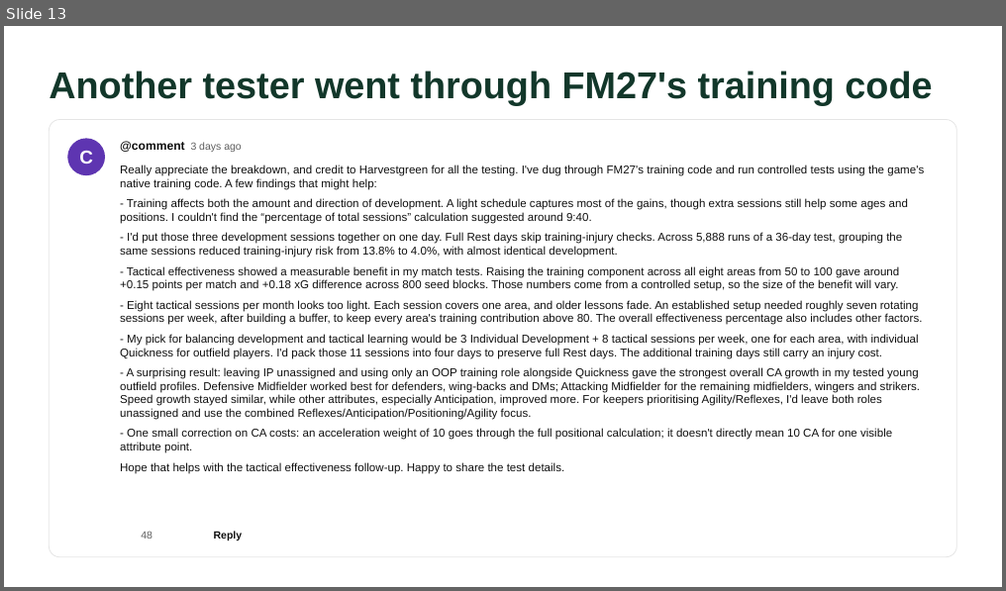
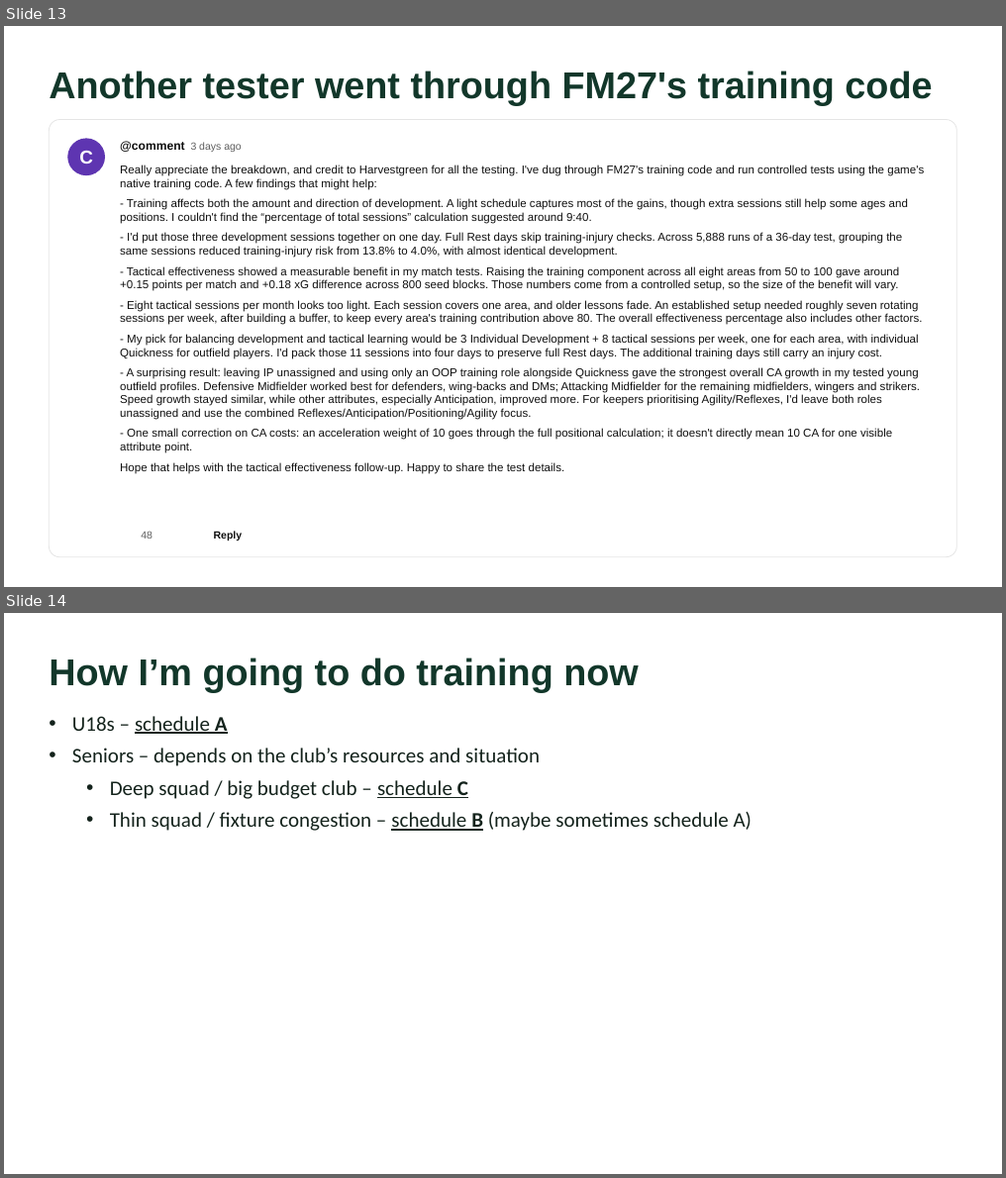
Before and after one commit to MaxFrericks/fm-scoring, a slide deck: docs/Harvestgreen training.pptx. Shown one above the other, each under a label of ours: slide 13 before the commit, slides 13 and 14 after it. The pictures are 1006x591 and 1006x1178 pixels, drawn with LibreOffice and Linux fonts; fonts in the diff are those of the drawing; background and template pictures are left out. Boxes give left, top, right and bottom in pixels: in the first picture for what was removed or moved away, otherwise in the second. Text is boxed around its words. In the diff, an @@ line names an element or a change of style, - is before the commit and + after.

```diff
--- a/docs/Harvestgreen training.pptx
+++ b/docs/Harvestgreen training.pptx
@@ slide 14 added at (4, 613, 1002, 1174), background #FFFFFF @@
@@ title added at (49, 658, 638, 692), 36 pt, text #12372A, bold @@
+How I’m going to do training now
@@ text added at (72, 716, 752, 831), 20 pt, text #14231C @@
+• U18s – schedule A
+• Seniors – depends on the club’s resources and situation
+  • Deep squad / big budget club – schedule C
+  • Thin squad / fixture congestion – schedule B (maybe sometimes schedule A)
```
Also in this commit, not shown: 1 slide changed, 1 other file.
